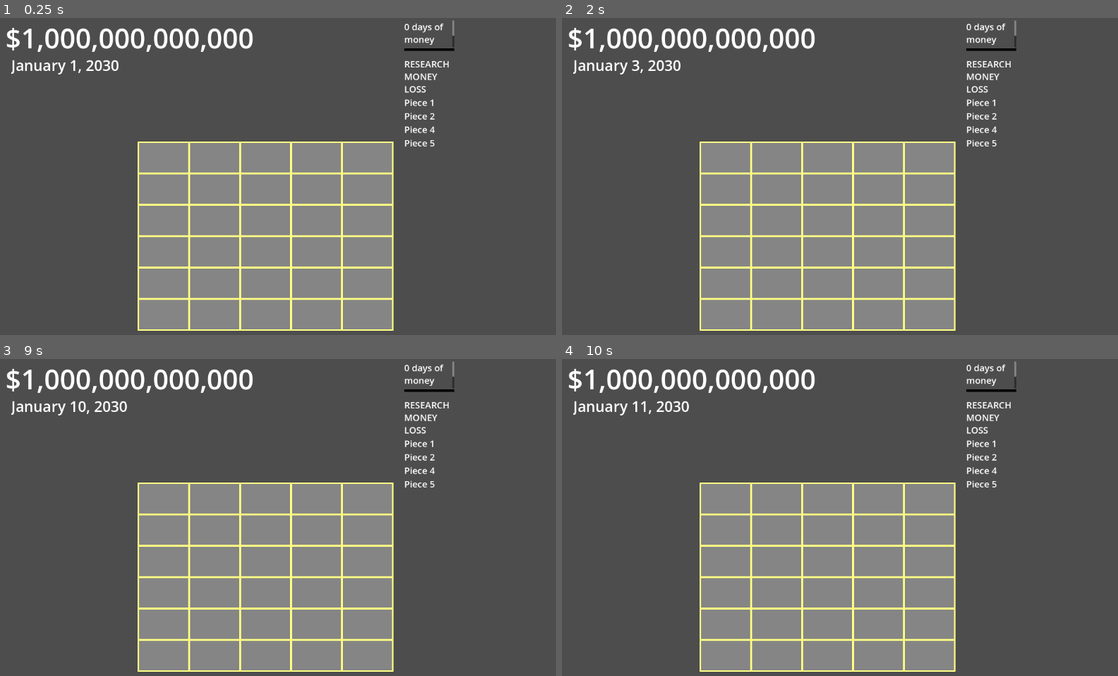
Above: before the commit, frames 1-4 (two rows, left to right).
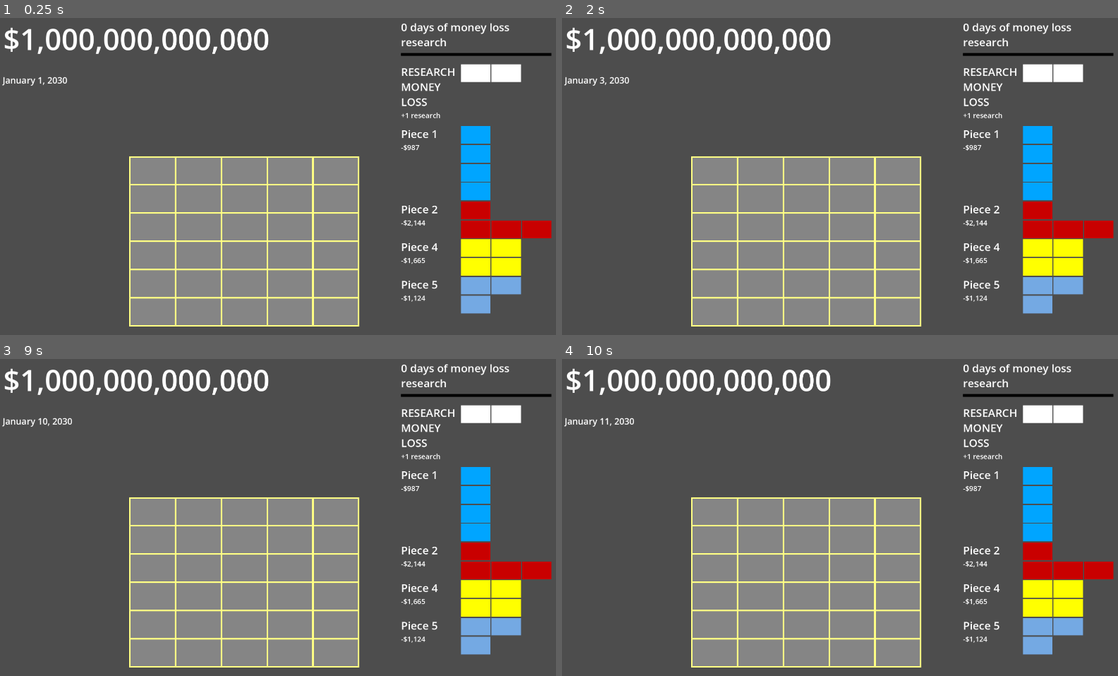
Above: after the commit, the same moments.

Repository: AlexanderHarrison/trillionaire
Game: Godot game, scene res://root.tscn
The game is run twice, just before and just after one commit, with the same random seed, the same clock (stepped at 60 frames per second) and the same inputs.
Inputs (mouse positions are in pixels of both pictures, inside the frame that each line leads up to):
- Up to frame 1 (0.25 s): no input
- Up to frame 2 (2 s): tap Enter at 0.5 s; move the mouse to (723, 157) at 0.52 s; click (723, 157) at 0.67 s; tap Space at 1.25 s; move the mouse to (778, 157) at 1.27 s; click (778, 157) at 1.42 s
- Up to frame 3 (9 s): move the mouse to (266, 498) at 2.02 s; click (266, 498) at 2.17 s; tap Enter at 2.75, 4.25 s; move the mouse to (316, 498) at 2.77 s; click (316, 498) at 2.92 s; tap Space at 3.5, 5 s; move the mouse to (366, 498) at 3.52 s; click (366, 498) at 3.67 s; move the mouse to (161, 530) at 4.27 s; click (161, 530) at 4.42 s; move the mouse to (216, 530) at 5.02 s; click (216, 530) at 5.17 s; move the mouse to (266, 530) at 5.77 s; click (266, 530) at 5.92 s; move the mouse to (316, 530) at 6.52 s; click (316, 530) at 6.67 s; move the mouse to (366, 530) at 7.27 s; click (366, 530) at 7.42 s; move the mouse to (161, 561) at 8.02 s; click (161, 561) at 8.17 s; move the mouse to (216, 561) at 8.77 s; click (216, 561) at 8.92 s
- Up to frame 4 (10 s): move the mouse to (1012, 565) at 9.52 s; click (1012, 565) at 9.67 s

The runs differ from the first frame. In frame 1, 20% of the frame differs, in the area x 0-100%, y 0-99%; in frame 2, 20%; in frame 3, 20%; in frame 4, 20%.
Error in both runs: Attempt to call function 'call_on_date_update' in base 'null instance' on a null instance. (res://free_hour.gd:21)

Commit message:
fix fonts

Diff:
--- a/cursor_piece.gd
+++ b/cursor_piece.gd
@@ -15,7 +15,8 @@
 func start_cursor(temp_p):
 	piece = piece_node.instantiate()
 	piece.update_arr(temp_p.arr, temp_p.width, temp_p.color,
-		temp_p.money_loss, temp_p.required_level, temp_p.research_gain)
+		temp_p.money_loss, temp_p.required_level, temp_p.research_gain,
+		temp_p.is_buy_asset, temp_p.asset_node_name)
 	add_child(piece)
 	visible = true
 
--- a/free_hour.gd
+++ b/free_hour.gd
@@ -26,19 +26,21 @@
 	if parent.add_child_hour != null:
 		parent.add_child_hour(self)
 	default_color = color
-	new_week_color = color + Color(0.125, 0.125, 0.125, 0.0)
+	reset_color = default_color
+	#new_week_color = color + Color(0.125, 0.125, 0.125, 0.0)
 	update_date(0, 0, 2030)
 
-func update_date(newdate, month, _year):
-	date_counter += 1
-	if month != old_month:
-		old_month = month
-		if (idx + date_counter) % 7 == 0:
-			reset_color = new_week_color
-		else:
-			reset_color = default_color
-		if get_color() == new_week_color or get_color() == default_color:
-			set_color(reset_color)
+func update_date(_newdate, _month, _year):
+	pass
+	#date_counter += 1
+	#if month != old_month:
+		#old_month = month
+		#if (idx + date_counter) % 7 == 0:
+		#	reset_color = new_week_color
+		#else:
+		#	reset_color = default_color
+		#if get_color() == new_week_color or get_color() == default_color:
+		#	set_color(reset_color)
 
 func set_full(new_color):
 	set_color(new_color)
--- a/money.gd
+++ b/money.gd
@@ -22,8 +22,8 @@
 	if segments.size() == 0:
 		return "$0"
 	else:
-		var text = "$%s" % segments[0]
+		var txt = "$%s" % segments[0]
 		for i in segments.size()-1:
 			var seg = segments[i+1]
-			text = "%s,%0*d" % [text, 3, seg]
-		return text
+			txt = "%s,%0*d" % [txt, 3, seg]
+		return txt
--- a/piece.gd
+++ b/piece.gd
@@ -7,7 +7,7 @@
 @export var required_level: int;
 @export var research_gain: int;
 @export var is_buy_asset: bool;
-@export var asset_node_name: Node;
+@export var asset_node_name: String;
 
 var internal_arr = [];
 
@@ -19,7 +19,10 @@
 	if width > 0:
 		update_arr(arr, width, color, money_loss, required_level, research_gain, is_buy_asset, asset_node_name)
 
-func update_arr(new_arr, new_width, new_color, new_money_loss, new_required_level, new_research_gain, new_is_buy_asset, new_asset_node_name):
+func update_arr(new_arr, new_width, new_color, new_money_loss,
+	new_required_level, new_research_gain, new_is_buy_asset,
+	new_asset_node_name):
+
 	arr = new_arr
 	width = new_width
 	color = new_color
--- a/piece_button.gd
+++ b/piece_button.gd
@@ -25,7 +25,11 @@
 		is_buy_asset,
 		asset_node_name
 	)
-	$CenterContainer/RichTextLabel.set_text(piece_name);
+	$CenterContainer/name.set_text(piece_name);
+	if money_loss > 0:
+		$CenterContainer/effect.set_text(format_money(-money_loss));
+	else:
+		$CenterContainer/effect.set_text("+%d research" % research_gain);
 	cursorpiece = get_tree().root.get_child(0).get_node("cursor_piece")
 
 func _on_mouse_entered():
@@ -42,3 +46,27 @@
 		if cursorpiece.has_cursor():
 			cursorpiece.clear_cursor()
 		cursorpiece.start_cursor($BoxContainer/piece)
+
+func format_money(m):
+	var txt
+	if m < 0:
+		txt = "-$"
+		m = -m
+	else:
+		txt = "$"
+
+	var segments = []
+	while m > 0:
+		segments.append(m % 1000)
+		m = floori(m / 1000)
+
+	segments.reverse()
+
+	if segments.size() == 0:
+		return "$0"
+	else:
+		txt = "%s%s" % [txt, segments[0]]
+		for i in segments.size()-1:
+			var seg = segments[i+1]
+			txt = "%s,%0*d" % [txt, 3, seg]
+		return txt
--- a/piece_button.tscn
+++ b/piece_button.tscn
@@ -11,16 +11,26 @@
 mouse_filter = 0
 script = ExtResource("1_36sim")
 
-[node name="CenterContainer" type="CenterContainer" parent="."]
+[node name="CenterContainer" type="VBoxContainer" parent="."]
 layout_mode = 2
 
-[node name="RichTextLabel" type="RichTextLabel" parent="CenterContainer"]
+[node name="name" type="RichTextLabel" parent="CenterContainer"]
 clip_contents = false
-custom_minimum_size = Vector2(200, 0)
+custom_minimum_size = Vector2(200, 50)
 layout_mode = 2
 mouse_filter = 1
 theme_override_font_sizes/normal_font_size = 37
 text = "TEMP TEXT
+"
+fit_content = true
+
+[node name="effect" type="RichTextLabel" parent="CenterContainer"]
+clip_contents = false
+custom_minimum_size = Vector2(200, 50)
+layout_mode = 2
+mouse_filter = 1
+theme_override_font_sizes/normal_font_size = 24
+text = "EFFECT
 "
 fit_content = true
 
--- a/piece_list.tscn
+++ b/piece_list.tscn
@@ -35,7 +35,6 @@
 arr = Array[bool]([true, true])
 width = 2
 color = Color(1, 1, 1, 1)
-money_loss = 100
 research_gain = 1
 
 [node name="piece1" parent="VBoxContainer" instance=ExtResource("1_k4c1u")]
@@ -87,8 +86,3 @@
 color = Color(0.321569, 0.792157, 0, 1)
 money_loss = 3132
 research_level = 1
-
-[node name="Container" parent="VBoxContainer" instance=ExtResource("1_k4c1u")]
-layout_mode = 2
-is_buy_asset = true
-asset_node_name = "car"
--- a/project.godot
+++ b/project.godot
@@ -17,6 +17,8 @@
 
 [display]
 
+window/size/viewport_width=1920
+window/size/viewport_height=1080
 window/stretch/mode="viewport"
 window/stretch/aspect="expand"
 
--- a/root.tscn
+++ b/root.tscn
@@ -9,17 +9,17 @@
 [node name="root" type="Node2D"]
 
 [node name="schedule" parent="." instance=ExtResource("1_4imot")]
-offset_left = 284.0
-offset_top = 255.0
-offset_right = 828.0
-offset_bottom = 642.0
+offset_left = 444.0
+offset_top = 474.0
+offset_right = 988.0
+offset_bottom = 861.0
+scale = Vector2(1.5, 1.5)
 
 [node name="piece_list" parent="." instance=ExtResource("2_e1pnw")]
-offset_left = 825.0
+offset_left = 1364.0
 offset_top = 5.0
-offset_right = 1489.0
-offset_bottom = 1283.0
-scale = Vector2(0.5, 0.5)
+offset_right = 2028.0
+offset_bottom = 1067.0
 
 [node name="cursor_piece" parent="." instance=ExtResource("5_fn06i")]
 visible = false
@@ -27,15 +27,17 @@
 [node name="money" parent="." instance=ExtResource("4_jjj0s")]
 offset_left = 11.0
 offset_top = 2.0
-offset_right = 817.0
-offset_bottom = 102.0
+offset_right = 1257.0
+offset_bottom = 201.0
+theme_override_font_sizes/normal_font_size = 100
+text = "$1,000,000,000,000"
 money = 1000000000000
 
 [node name="date" parent="." instance=ExtResource("4_jjj0s")]
-offset_left = 23.0
-offset_top = 75.0
-offset_right = 829.0
-offset_bottom = 175.0
+offset_left = 9.0
+offset_top = 190.0
+offset_right = 815.0
+offset_bottom = 290.0
 theme_override_font_sizes/normal_font_size = 30
 script = ExtResource("5_30x5y")
 date_change_time = 1.0
Binary file added: Play-Regular.ttf
